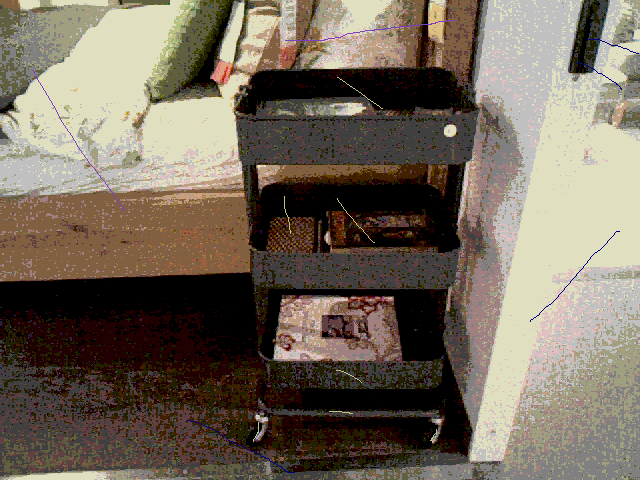
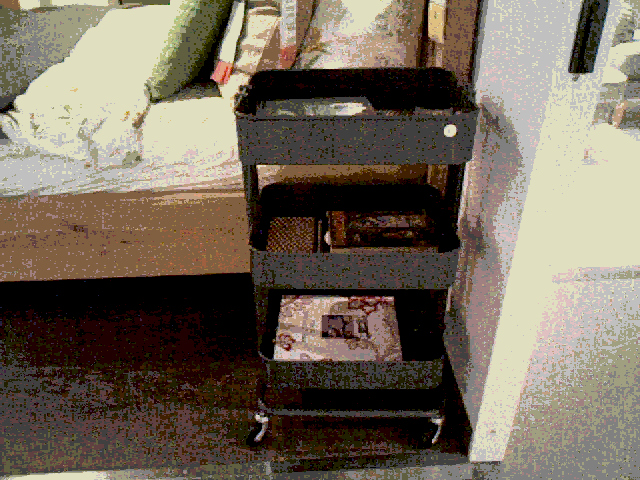
Before/after of a 640 × 480 layered artwork. What changed in the layer stack:
removed layer "Layer #1" over [left=33, top=20, right=639, bottom=473]
